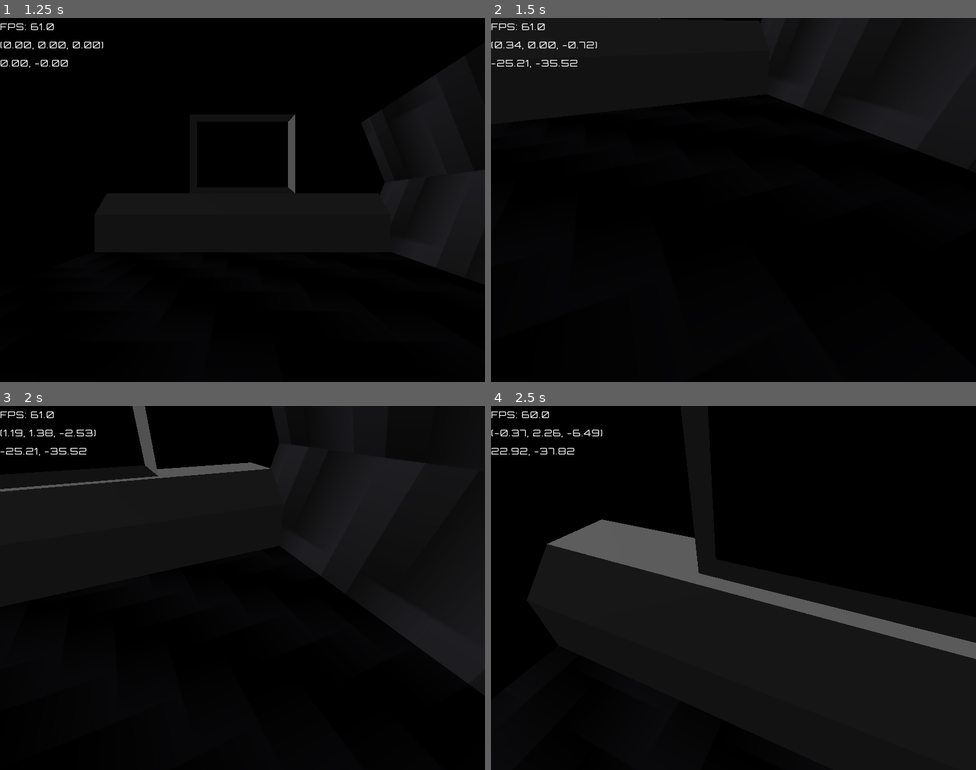
Above: before the commit, frames 1-4 (two rows, left to right).
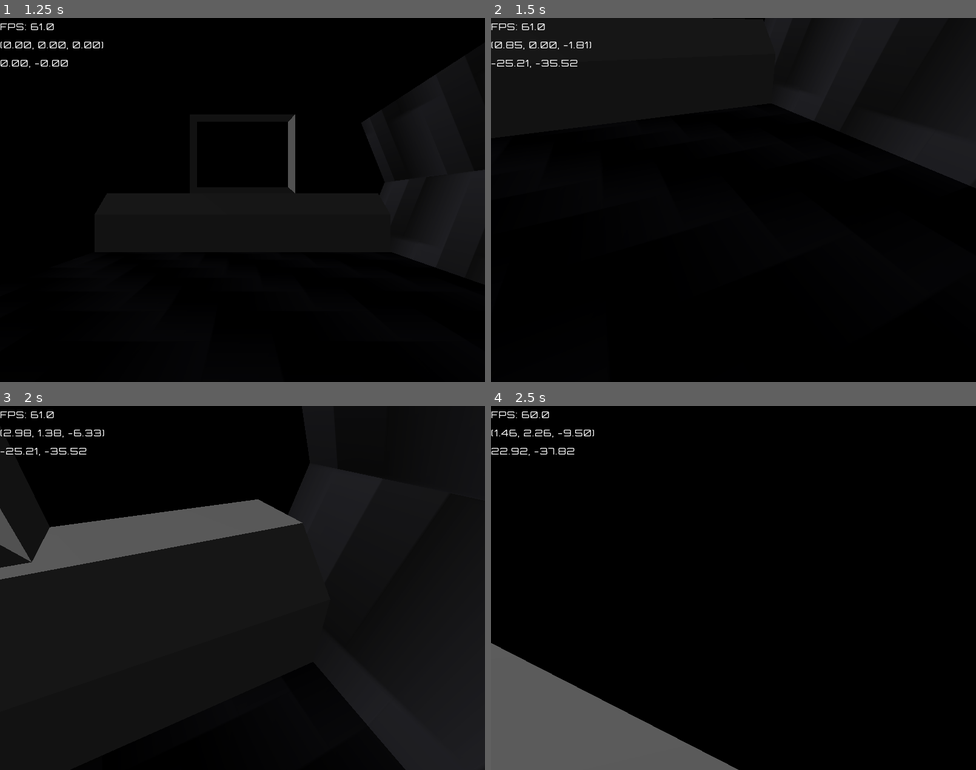
Above: after the commit, the same moments.

Repository: amr-engineer/void-ship
Game: Godot game, scene res://menus/main.tscn
Two runs of this game, one before a commit and one after it. Both use one fixed random seed, a clock stepped at 60 frames per second and the inputs below.
Inputs (mouse positions are in pixels of both pictures, inside the frame that each line leads up to):
- Up to frame 1 (1.25 s): click "Start" at 0.5 s
- Up to frame 2 (1.5 s): move the mouse to (757, 200) at 1.27 s; hold W (move_forward) from 1.28 s (still down); hold Shift (sprint) from 1.28 s (still down)
- Up to frame 3 (2 s): keep holding W (move_forward); keep holding Shift (sprint); tap Space (jump) at 1.52 s
- Up to frame 4 (2.5 s): keep holding W (move_forward); move the mouse to (709, 588) at 2.02 s; release Shift (sprint) at 2.03 s; tap Shift (sprint) at 2.1 s; tap Space (jump) at 2.27 s

Frame 1 is identical in both runs. In frame 2, 1.0% of the frame differs, in the area x 3-100%, y 0-47%; in frame 3, 13%; in frame 4, 14%, in the area x 0-100%, y 6-100%.

Commit message:
walk by default

Diff:
--- a/player/player.gd
+++ b/player/player.gd
@@ -19,7 +19,7 @@
 var early_jumper := 0.0
 var lazy_jumper := 0.0
 var sprint_start_msec := 0
-var is_sprinting := true
+var is_sprinting := false
 
 
 func set_cam(cam: Camera3D = camera) -> void:
